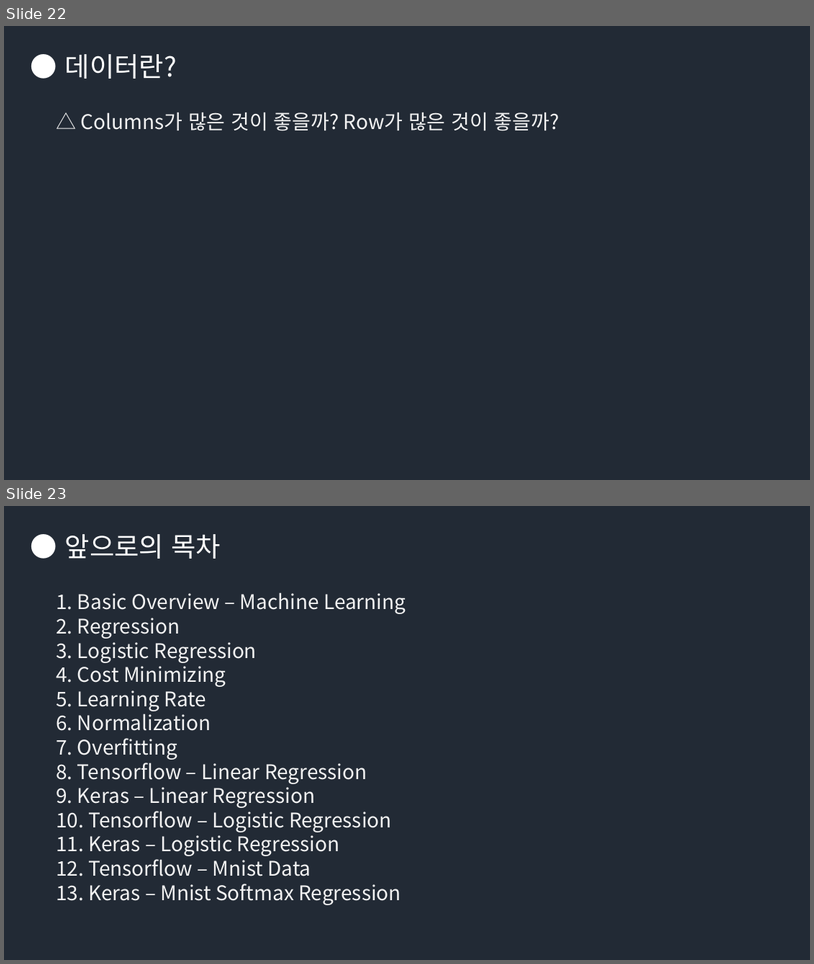
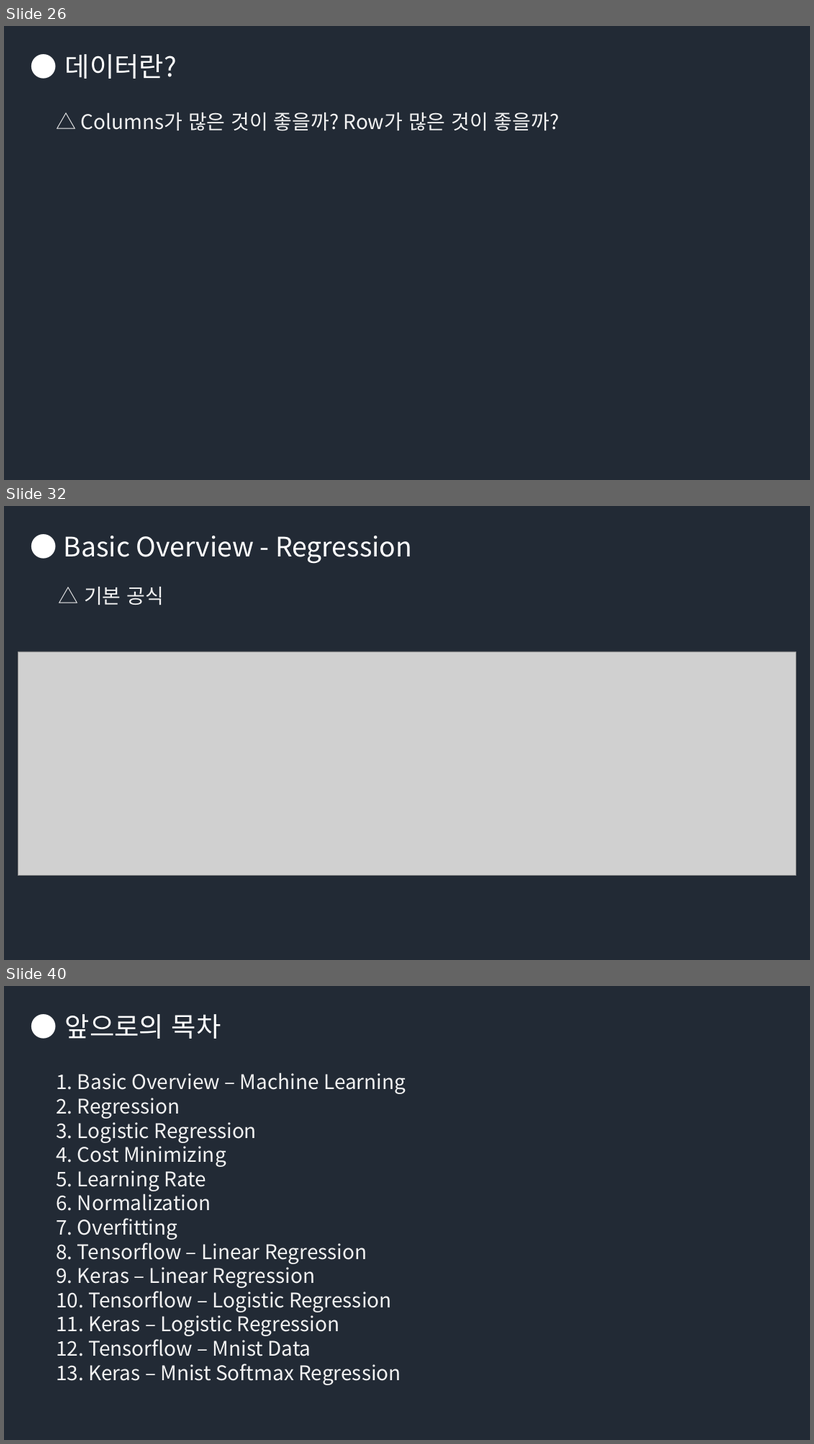
Before and after one commit to Groot-Space/Groot-space.github.io, a slide deck: assets/images/AI/데이터분석, 머신러닝, 딥러닝, AI.pptx. Shown one above the other, each under a label of ours: slides 22 and 23 before the commit, slides 26, 32 and 40 after it; the slides between them are not shown. The pictures are 814x964 and 814x1444 pixels, drawn with LibreOffice and Linux fonts; fonts in the diff are those of the drawing; grey boxes stand for pictures. Boxes give left, top, right and bottom in pixels: in the first picture for what was removed or moved away, otherwise in the second. Text is boxed around its words. In the diff, an @@ line names an element or a change of style, - is before the commit and + after.

```diff
--- a/assets/images/AI/데이터분석, 머신러닝, 딥러닝, AI.pptx
+++ b/assets/images/AI/데이터분석, 머신러닝, 딥러닝, AI.pptx
@@ slide 32 added at bbox=[4, 506, 810, 960], background #222A35 @@
@@ text added at bbox=[64, 536, 412, 564], 32 pt, text #FFFFFF @@
+● Basic Overview - Regression
@@ text added at bbox=[84, 587, 165, 605], 24 pt, text #F2F2F2 @@
+△ 기본 공식
@@ picture added at bbox=[18, 651, 797, 875] @@
@@ what was slide 22 is now slide 26 @@
@@ what was slide 23 is now slide 40 @@
```
Also in this commit, not shown: 3 slides changed, 16 other slides added.
